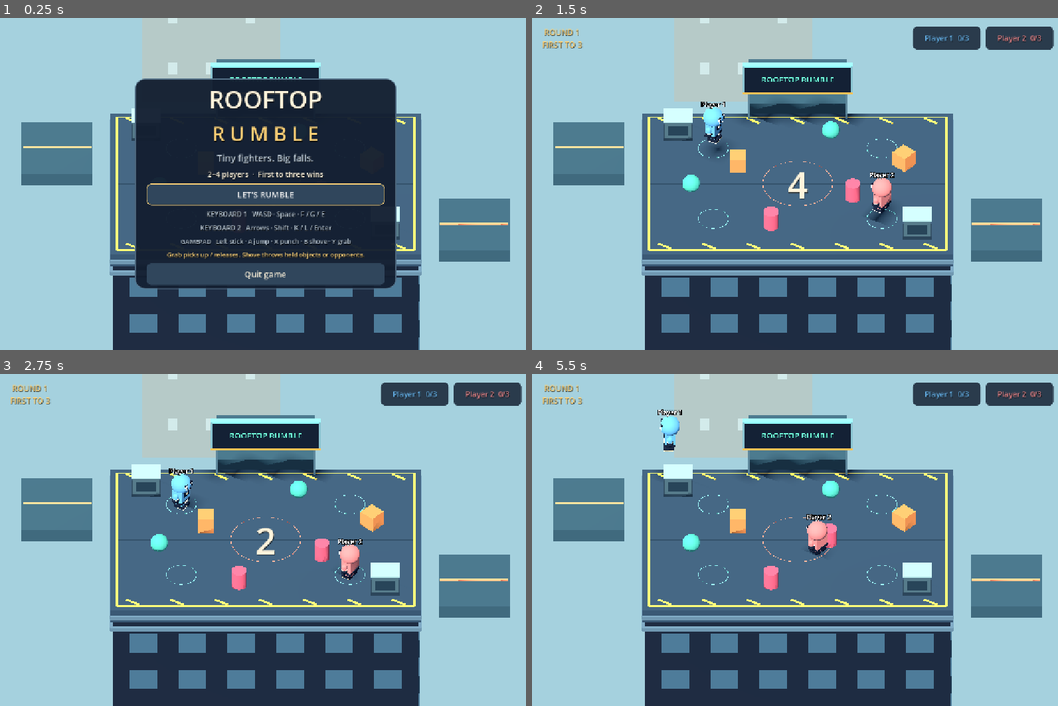
Above: before the commit, frames 1-4 (two rows, left to right).
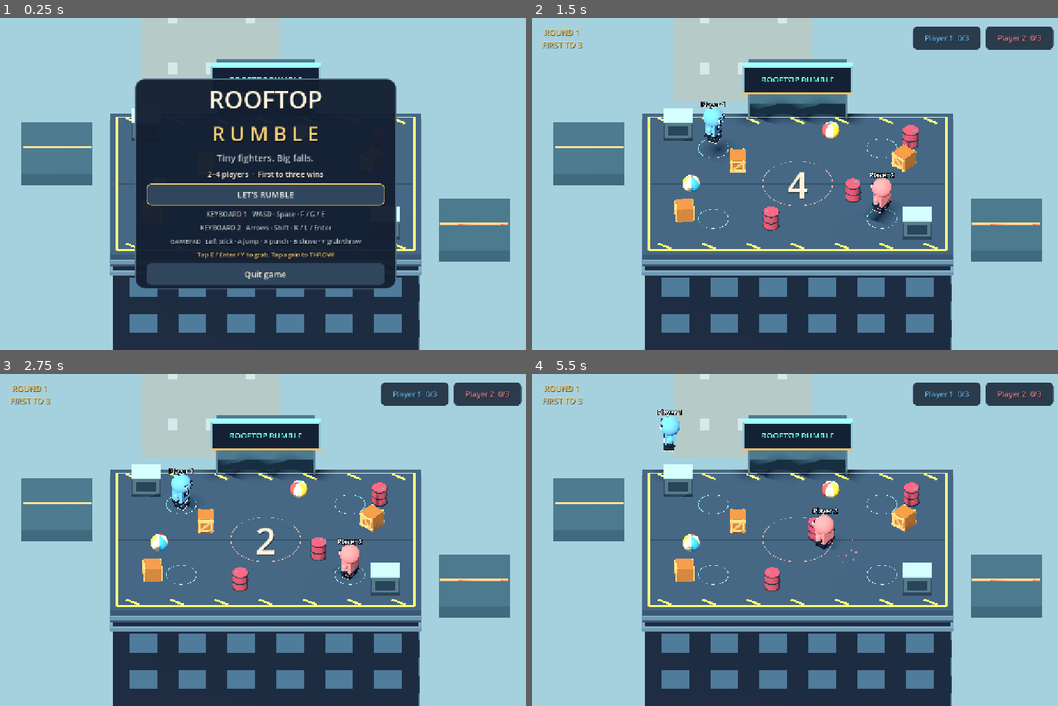
Above: after the commit, the same moments.

Repository: PuvaanRaaj/rooftop-rumble
Game: Godot game, scene res://scenes/main.tscn
Same seed, same stepped clock (60 frames per second), same inputs: the game is played once before the commit and once after it.
Inputs (mouse positions are in pixels of both pictures, inside the frame that each line leads up to):
- Up to frame 1 (0.25 s): no input
- Up to frame 2 (1.5 s): click "LET'S RUMBLE" at 0.5 s; click "START MATCH" at 1.25 s
- Up to frame 3 (2.75 s): tap Enter at 2 s; move the mouse to (383, 523) at 2.02 s; hold D from 2.03 s (still down); hold F from 2.03 s (still down); click (383, 523) at 2.17 s; tap Space at 2.27 s
- Up to frame 4 (5.5 s): move the mouse to (689, 556) at 2.77 s; release D at 2.78 s; release F at 2.78 s; hold S 2.78-3.53 s; tap G at 2.85 s; tap Space at 3.02, 3.5, 4.52, 5.27 s; move the mouse to (852, 466) at 3.52 s; hold D 3.53-4.28 s; hold E 3.53-4.28 s; tap Enter at 4.25 s; move the mouse to (768, 606) at 4.27 s; hold W 4.28-5.03 s; tap Shift at 4.35 s; click (768, 606) at 4.42 s; move the mouse to (958, 589) at 5.02 s; hold A from 5.03 s (still down); hold K from 5.03 s (still down)

The runs differ from the first frame. In frame 1, 0.7% of the frame differs, in the area x 31-70%, y 66-73%; in frame 2, 1.6%; in frame 3, 1.7%; in frame 4, 2.0%, in the area x 27-76%, y 30-66%.

Commit message:
feat(gameplay): animate throws and add interactive rooftop props
Use Grab again to throw with locked-aim windup and followthrough. Add eight detailed breakable crates, rolling barrels, and bouncing balls, plus contextual throw hints and direction feedback.

Defer impact damage beyond physics flushing and preserve pre-impact velocity. Add throw/prop regression suites to CI and document validation.

Rollback: revert commit to restore instant throws and basic props.
Risk-Level: medium
AI-Agent: Codex (GPT-6)

Diff:
--- a/scripts/arena/arena.gd
+++ b/scripts/arena/arena.gd
@@ -89,7 +89,7 @@
 	return false
 
 func _spawn_props() -> void:
-	var locations := [Vector3(-2.7, 0.75, -0.9), Vector3(2.5, 0.75, 1.2), Vector3(-4.8, 0.75, 0.7), Vector3(4.8, 0.75, -1.1), Vector3(-1.2, 0.75, 3.2), Vector3(1.5, 0.75, -3.1)]
+	var locations := [Vector3(-2.7, 0.75, -0.9), Vector3(2.5, 0.75, 1.2), Vector3(-4.8, 0.75, 0.7), Vector3(4.8, 0.75, -1.1), Vector3(-1.2, 0.75, 3.2), Vector3(1.5, 0.75, -3.1), Vector3(-5.1, 0.75, 2.6), Vector3(5.1, 0.75, -2.6)]
 	var colors := [Color("ff9c5d"), Color("ef6584"), Color("53cbbc")]
 	var prop_script := load("res://scripts/objects/physics_object.gd")
 	for i in locations.size():
--- a/scripts/objects/physics_object.gd
+++ b/scripts/objects/physics_object.gd
@@ -1,73 +1,199 @@
 class_name RumbleProp
 extends RigidBody3D
+
 var carrier: CharacterBody3D
 var thrower: CharacterBody3D
 var dangerous_time := 0.0
 var kind := 0
 var tint := Color("d49a66")
+var broken := false
+var _visuals: Node3D
+var _break_pending := false
+var _flight_velocity := Vector3.ZERO
+
 func configure(type: int, color: Color) -> void:
 	kind = type
 	tint = color
+
 func _ready() -> void:
 	add_to_group("props")
-	mass = 1.6
 	contact_monitor = true
 	max_contacts_reported = 6
 	continuous_cd = true
 	physics_material_override = PhysicsMaterial.new()
-	physics_material_override.bounce = 0.4
-	physics_material_override.friction = 0.7
-	var mesh := MeshInstance3D.new()
+	_visuals = Node3D.new()
+	add_child(_visuals)
 	var shape := CollisionShape3D.new()
 	if kind == 0:
-		var box := BoxMesh.new()
-		box.size = Vector3(0.75,0.75,0.75)
-		mesh.mesh = box
+		mass = 1.6
+		physics_material_override.bounce = 0.2
+		physics_material_override.friction = 0.75
 		var hitbox := BoxShape3D.new()
-		hitbox.size = box.size
+		hitbox.size = Vector3.ONE * 0.75
 		shape.shape = hitbox
+		_box(Vector3.ZERO, hitbox.size, Color("bb793e"))
+		# Raised wooden framing and diagonal braces on both broad faces.
+		for side in [-1, 1]:
+			for offset in [-0.27, 0.27]:
+				_box(Vector3(offset, 0, side * 0.39), Vector3(0.1, 0.75, 0.06), Color("efbb78"))
+				_box(Vector3(0, offset, side * 0.39), Vector3(0.75, 0.1, 0.06), Color("efbb78"))
+			var brace := _box(Vector3(0, 0, side * 0.4), Vector3(0.08, 0.72, 0.06), Color("e3a668"))
+			brace.rotation.z = -PI / 4
+		for offset in [-0.15, 0.15]:
+			_box(Vector3(0, offset, 0.378), Vector3(0.55, 0.018, 0.018), Color("80502e"))
 	elif kind == 1:
+		mass = 2.6
+		physics_material_override.bounce = 0.25
+		physics_material_override.friction = 0.25
+		angular_damp = 0.15
 		var cylinder := CylinderMesh.new()
 		cylinder.top_radius = 0.35
 		cylinder.bottom_radius = 0.35
 		cylinder.height = 0.85
-		mesh.mesh = cylinder
+		_mesh(cylinder, Vector3.ZERO, tint, 0.4)
+		for height in [-0.38, 0.0, 0.38]:
+			var rim := CylinderMesh.new()
+			rim.top_radius = 0.365
+			rim.bottom_radius = 0.365
+			rim.height = 0.055
+			_mesh(rim, Vector3(0, height, 0), Color("57697a"), 0.7)
+		var cap := CylinderMesh.new()
+		cap.top_radius = 0.075
+		cap.bottom_radius = 0.075
+		cap.height = 0.025
+		_mesh(cap, Vector3(0.17, 0.435, 0), Color("c4d0d6"), 0.7)
 		var hitbox := CylinderShape3D.new()
 		hitbox.radius = 0.35
 		hitbox.height = 0.85
 		shape.shape = hitbox
 	else:
-		var sphere := SphereMesh.new()
-		sphere.radius = 0.4
-		sphere.height = 0.8
-		mesh.mesh = sphere
+		mass = 0.55
+		physics_material_override.bounce = 0.82
+		physics_material_override.friction = 0.18
+		angular_damp = 0.08
+		# Alternating curved panels remain readable while the ball spins.
+		var colors := [Color("ff625c"), Color("fff4ca"), Color("46bdf4"), Color("fff4ca"), Color("ffd54b"), Color("fff4ca")]
+		var vertices := PackedVector3Array()
+		for panel in range(6):
+			vertices.clear()
+			for latitude in range(12):
+				for longitude in range(4):
+					var a := _sphere_point(latitude, panel * 4 + longitude)
+					var b := _sphere_point(latitude + 1, panel * 4 + longitude)
+					var c := _sphere_point(latitude + 1, panel * 4 + longitude + 1)
+					var d := _sphere_point(latitude, panel * 4 + longitude + 1)
+					vertices.append_array(PackedVector3Array([a, b, c, a, c, d]))
+			var surface := SurfaceTool.new()
+			surface.begin(Mesh.PRIMITIVE_TRIANGLES)
+			for vertex in vertices:
+				surface.set_normal(vertex.normalized())
+				surface.add_vertex(vertex)
+			_mesh(surface.commit(), Vector3.ZERO, colors[panel])
 		var hitbox := SphereShape3D.new()
 		hitbox.radius = 0.4
 		shape.shape = hitbox
+	add_child(shape)
+	body_entered.connect(_on_body_entered)
+
+func _sphere_point(latitude: int, longitude: int) -> Vector3:
+	var phi := PI * latitude / 12.0
+	var theta := TAU * longitude / 24.0
+	return Vector3(sin(phi) * cos(theta), cos(phi), sin(phi) * sin(theta)) * 0.4
+
+func _mesh(resource: Mesh, offset: Vector3, color: Color, metallic: float = 0.0) -> MeshInstance3D:
+	var instance := MeshInstance3D.new()
+	instance.mesh = resource
+	instance.position = offset
 	var mat := StandardMaterial3D.new()
-	mat.albedo_color = tint
-	mat.roughness = 0.8
-	mesh.material_override = mat
-	add_child(mesh)
-	add_child(shape)
-	body_entered.connect(_hit)
+	mat.albedo_color = color
+	mat.roughness = 0.55
+	mat.metallic = metallic
+	instance.material_override = mat
+	_visuals.add_child(instance)
+	return instance
+
+func _box(offset: Vector3, size: Vector3, color: Color) -> MeshInstance3D:
+	var box := BoxMesh.new()
+	box.size = size
+	return _mesh(box, offset, color)
+
 func _physics_process(delta: float) -> void:
 	dangerous_time = maxf(0, dangerous_time - delta)
+	if dangerous_time > 0: _flight_velocity = linear_velocity
 	if global_position.y < -25: queue_free()
-func _hit(body: Node) -> void:
-	if dangerous_time > 0 and body != thrower and body.has_method("receive_hit"):
-		body.receive_hit(linear_velocity * 0.75 + Vector3.UP * 2, 0.6)
+
+func _on_body_entered(body: Node) -> void:
+	# A fighter hit can drop another carried rigid body; defer the entire
+	# damage callback, not only crate destruction, beyond physics flushing.
+	call_deferred("_hit", body, _flight_velocity)
+
+func _hit(body: Node, impact_velocity: Vector3 = Vector3.INF) -> void:
+	if not is_instance_valid(body): return
+	if impact_velocity == Vector3.INF: impact_velocity = linear_velocity
+	if broken or _break_pending or dangerous_time <= 0 or body == thrower:
+		return
+	if body.has_method("receive_hit"):
+		body.receive_hit(impact_velocity * 0.75 + Vector3.UP * 2, 0.6)
 		dangerous_time = 0
-func take(player: CharacterBody3D) -> void:
-	carrier = player
+		if kind == 0: _schedule_break()
+	elif kind == 0 and body is StaticBody3D:
+		dangerous_time = 0
+		_schedule_break()
+
+func _schedule_break() -> void:
+	_break_pending = true
+	# Physics collision callbacks cannot safely change body collision state.
+	call_deferred("_break_apart")
+
+func _break_apart() -> void:
+	if broken: return
+	broken = true
+	carrier = null
+	dangerous_time = 0
 	freeze = true
 	collision_layer = 0
 	collision_mask = 0
+	remove_from_group("props")
+	_visuals.hide()
+	# Shards are visual children, so resetting the arena removes them too.
+	for i in range(8):
+		var shard := MeshInstance3D.new()
+		var box := BoxMesh.new()
+		box.size = Vector3(0.14, 0.26, 0.08)
+		shard.mesh = box
+		var material := StandardMaterial3D.new()
+		material.albedo_color = Color("e3a668")
+		shard.material_override = material
+		add_child(shard)
+		var direction := Vector3(cos(i * TAU / 8), 0, sin(i * TAU / 8))
+		var tween := create_tween().set_parallel(true)
+		tween.tween_property(shard, "position", direction * 1.1 + Vector3.UP * 0.25, 0.65).set_trans(Tween.TRANS_QUAD).set_ease(Tween.EASE_OUT)
+		tween.tween_property(shard, "rotation", direction * 5, 0.65)
+		tween.tween_property(shard, "scale", Vector3.ZERO, 0.3).set_delay(0.35)
+	var cleanup := create_tween()
+	cleanup.tween_interval(0.7)
+	cleanup.tween_callback(queue_free)
+
+func take(player: CharacterBody3D) -> void:
+	if broken or _break_pending: return
+	carrier = player
+	thrower = null
+	dangerous_time = 0
+	freeze = true
+	linear_velocity = Vector3.ZERO
+	angular_velocity = Vector3.ZERO
+	collision_layer = 0
+	collision_mask = 0
+
 func release(impulse: Vector3) -> void:
+	if broken or _break_pending: return
 	thrower = carrier
 	carrier = null
 	freeze = false
+	sleeping = false
 	collision_layer = 1
 	collision_mask = 1
 	linear_velocity = impulse
+	_flight_velocity = impulse
 	dangerous_time = 1.5 if impulse.length() > 4 else 0.0
+	angular_velocity = Vector3(impulse.z, 1.5, -impulse.x).normalized() * (9.0 if kind == 1 else 6.0) if dangerous_time > 0 else Vector3.ZERO
--- a/scripts/player/player_controller.gd
+++ b/scripts/player/player_controller.gd
@@ -27,6 +27,13 @@
 var flash := 0.0
 var elapsed := 0.0
 var bot: RumbleBot
+const THROW_WINDUP := 0.18
+const THROW_FOLLOWTHROUGH := 0.2
+var throw_time := -1.0
+var throw_aim := Vector3.FORWARD
+var followthrough := 0.0
+var aim_arrow: Node3D
+var hold_hint: Label3D
 var arena: RooftopArena
 var input_override: Dictionary = {}
 func _ready() -> void:
@@ -121,6 +128,7 @@
 	label.billboard = BaseMaterial3D.BILLBOARD_ENABLED
 	label.no_depth_test = true
 	add_child(label)
+	_create_hold_feedback()
 	if config.get("kind", "keyboard") == "cpu":
 		bot = RumbleBot.new()
 func _piece(pos: Vector3, size: Vector3, mat: Material) -> void:
@@ -140,6 +148,8 @@
 	stun = maxf(0,stun-delta)
 	flash = maxf(0,flash-delta)
 	attack_pose = maxf(0,attack_pose-delta)
+	followthrough = maxf(0,followthrough-delta)
+	_advance_throw(delta)
 	var actions: Dictionary = {"move":Vector2.ZERO}
 	if active:
 		if not input_override.is_empty(): actions = input_override
@@ -149,7 +159,7 @@
 	var movement: Vector2 = actions.get("move",Vector2.ZERO)
 	# Camera faces straight down Z, so keyboard directions match the screen.
 	direction = Vector3(movement.x,0,movement.y).limit_length()
-	if direction.length() > 0.1 and stun <= 0: facing = direction.normalized()
+	if direction.length() > 0.1 and stun <= 0 and throw_time < 0 and followthrough <= 0: facing = direction.normalized()
 	var target := direction * speed if active and stun <= 0 else Vector3.ZERO
 	if grabbed_target != null or held_prop != null: target *= 0.72
 	var rate := acceleration if is_on_floor() else acceleration * 0.35
@@ -163,7 +173,7 @@
 	if active and stun <= 0:
 		if actions.get("punch",false): attack(false)
 		if actions.get("shove",false):
-			if held_prop != null or grabbed_target != null: release_hold(true)
+			if held_prop != null or grabbed_target != null: begin_throw()
 			else: attack(true)
 		if actions.get("grab",false): toggle_grab()
 	if grabbed_by != null:
@@ -197,7 +207,12 @@
 	visual.scale = visual.scale.lerp(Vector3.ONE,delta*9)
 	visual.rotation.z = sin(elapsed*14) * minf(movement.length(),1) * 0.08
 	for i in range(arms.size()):
-		arms[i].rotation.x = -1.5 if attack_pose > 0 or held_prop != null or grabbed_target != null else sin(elapsed*12+i*PI)*movement.length()*0.35
+		if throw_time >= 0:
+			arms[i].rotation.x = lerpf(1.5,3.4,throw_time / THROW_WINDUP)
+		elif followthrough > 0:
+			arms[i].rotation.x = lerpf(0,1.3,followthrough / THROW_FOLLOWTHROUGH)
+		else:
+			arms[i].rotation.x = 1.5 if attack_pose > 0 or held_prop != null or grabbed_target != null else sin(elapsed*12+i*PI)*movement.length()*0.35
 	body_material.emission_enabled = flash > 0
 	body_material.emission = Color.WHITE * 0.6
 	if global_position.y < -8: eliminate()
@@ -226,8 +241,9 @@
 	flash = 0.15
 	visual.scale = Vector3(1.25,0.7,1.25)
 func toggle_grab() -> void:
+	if throw_time >= 0 or followthrough > 0: return
 	if held_prop != null or grabbed_target != null:
-		release_hold(false)
+		begin_throw()
 		return
 	if grab_cooldown > 0 or grabbed_by != null: return
 	grab_cooldown = 0.3
@@ -252,9 +268,13 @@
 func _update_hold() -> void:
 	if not is_instance_valid(held_prop): held_prop = null
 	if held_prop != null:
-		held_prop.global_position = global_position+Vector3.UP*1.3+facing*0.9
+		var progress := clampf(throw_time / THROW_WINDUP,0,1)
+		held_prop.global_position = global_position+Vector3.UP*(1.3+progress*0.65)+facing*(0.9-progress*1.2)
 	if not is_instance_valid(grabbed_target): grabbed_target = null
+	_update_hold_feedback()
 func release_hold(throw_it: bool) -> void:
+	throw_time = -1
+	followthrough = 0
 	if is_instance_valid(held_prop):
 		held_prop.release(facing*14+Vector3.UP*5 if throw_it else Vector3.ZERO)
 		held_prop = null
@@ -264,6 +284,7 @@
 		target.grabbed_by = null
 		if throw_it: target.receive_hit(facing*11+Vector3.UP*5,0.5)
 	grab_cooldown = 0.4
+	_update_hold_feedback()
 func eliminate() -> void:
 	if not alive: return
 	release_hold(false)
@@ -275,3 +296,67 @@
 	visible = false
 	impact.emit(global_position,config.get("color",Color.WHITE),1.2)
 	knocked_out.emit(self)
+
+func begin_throw() -> void:
+	if not alive or not active or stun > 0 or grabbed_by != null: return
+	if throw_time >= 0 or followthrough > 0: return
+	if not is_instance_valid(held_prop) and not is_instance_valid(grabbed_target): return
+	throw_aim = facing
+	throw_time = 0
+
+func _advance_throw(delta: float) -> void:
+	if throw_time < 0: return
+	if not alive or not active or stun > 0 or grabbed_by != null or (not is_instance_valid(held_prop) and not is_instance_valid(grabbed_target)):
+		release_hold(false)
+		return
+	facing = throw_aim
+	throw_time += delta
+	if throw_time >= THROW_WINDUP:
+		if is_instance_valid(held_prop):
+			held_prop.global_position = global_position + facing * 1.05 + Vector3.UP * 1.45
+		release_hold(true)
+		followthrough = THROW_FOLLOWTHROUGH
+
+func _create_hold_feedback() -> void:
+	aim_arrow = Node3D.new()
+	add_child(aim_arrow)
+	var mat := StandardMaterial3D.new()
+	mat.albedo_color = Color("fff0a0")
+	mat.shading_mode = BaseMaterial3D.SHADING_MODE_UNSHADED
+	mat.no_depth_test = true
+	mat.cull_mode = BaseMaterial3D.CULL_DISABLED
+	var arrow := MeshInstance3D.new()
+	var shape := ImmediateMesh.new()
+	shape.surface_begin(Mesh.PRIMITIVE_TRIANGLES)
+	for point in [Vector3(-0.24,0,-1.45),Vector3(0,0,-2.05),Vector3(0.24,0,-1.45)]:
+		shape.surface_add_vertex(point)
+	shape.surface_end()
+	arrow.mesh = shape
+	arrow.material_override = mat
+	aim_arrow.add_child(arrow)
+	var shaft := MeshInstance3D.new()
+	var box := BoxMesh.new()
+	box.size = Vector3(0.08,0.025,0.65)
+	shaft.mesh = box
+	shaft.position.z = -1.2
+	shaft.material_override = mat
+	aim_arrow.add_child(shaft)
+	hold_hint = Label3D.new()
+	var key := "Y" if config.get("device",-1) >= 0 else ("E" if config.get("slot",0) == 0 else "Enter")
+	hold_hint.text = key + " THROW"
+	hold_hint.position.y = 2.45
+	hold_hint.font_size = 30
+	hold_hint.pixel_size = 0.009
+	hold_hint.modulate = Color("fff0a0")
+	hold_hint.billboard = BaseMaterial3D.BILLBOARD_ENABLED
+	hold_hint.no_depth_test = true
+	add_child(hold_hint)
+	_update_hold_feedback()
+
+func _update_hold_feedback() -> void:
+	if aim_arrow == null or hold_hint == null: return
+	var holding := alive and active and (is_instance_valid(held_prop) or is_instance_valid(grabbed_target))
+	aim_arrow.visible = holding
+	aim_arrow.position.y = 0.06
+	aim_arrow.rotation.y = atan2(-facing.x,-facing.z)
+	hold_hint.visible = holding and bot == null and throw_time < 0
--- a/scripts/ui/ui_manager.gd
+++ b/scripts/ui/ui_manager.gd
@@ -113,8 +113,8 @@
 func _controls() -> void:
 	_content.add_child(_label("KEYBOARD 1   WASD · Space · F / G / E", 16, MUTED))
 	_content.add_child(_label("KEYBOARD 2   Arrows · Shift · K / L / Enter", 16, MUTED))
-	_content.add_child(_label("GAMEPAD   Left stick · A jump · X punch · B shove · Y grab", 15, MUTED))
-	_content.add_child(_label("Grab picks up / releases. Shove throws held objects or opponents.", 15, ACCENT))
+	_content.add_child(_label("GAMEPAD   Left stick · A jump · X punch · B shove · Y grab/throw", 15, MUTED))
+	_content.add_child(_label("Tap E / Enter / Y to grab. Tap again to THROW!", 15, ACCENT))
 
 func show_menu() -> void:
 	_clear()
--- /dev/null
+++ b/tests/test_props.gd
@@ -0,0 +1,105 @@
+extends SceneTree
+
+class Target extends CharacterBody3D:
+	var hits := 0
+	func receive_hit(_impulse: Vector3, _stun: float) -> void:
+		hits += 1
+
+var checks := 0
+var failures := 0
+func check(condition: bool, message: String) -> void:
+	checks += 1
+	if not condition:
+		push_error("FAIL: " + message)
+		failures += 1
+
+func wait_frames(count: int) -> void:
+	for i in range(count): await physics_frame
+
+func prop(type: int, location: Vector3) -> RumbleProp:
+	var result := RumbleProp.new()
+	result.configure(type, Color.CORAL)
+	result.position = location
+	root.add_child(result)
+	return result
+
+func _initialize() -> void:
+	call_deferred("run")
+
+func run() -> void:
+	var floor_body := StaticBody3D.new()
+	var collision := CollisionShape3D.new()
+	var box := BoxShape3D.new()
+	box.size = Vector3(40, 1, 40)
+	collision.shape = box
+	floor_body.position.y = -0.5
+	floor_body.add_child(collision)
+	root.add_child(floor_body)
+	var thrower := Target.new()
+	var victim := Target.new()
+	root.add_child(thrower)
+	root.add_child(victim)
+	var crate := prop(0, Vector3(0, 2, 0))
+	var barrel := prop(1, Vector3(5, 2, 0))
+	var ball := prop(2, Vector3(-5, 2, 0))
+	check(barrel.mass > crate.mass and crate.mass > ball.mass, "Prop weights differ")
+	check(ball.physics_material_override.bounce > barrel.physics_material_override.bounce, "Beach ball is bouncier")
+	check(barrel.physics_material_override.friction < crate.physics_material_override.friction, "Barrel rolls with less friction")
+	crate.linear_velocity = Vector3.ONE * 3
+	crate.angular_velocity = Vector3.ONE * 3
+	crate.take(thrower)
+	check(crate.freeze and crate.linear_velocity == Vector3.ZERO and crate.angular_velocity == Vector3.ZERO, "Pickup clears motion")
+	crate.release(Vector3(8, 4, 0))
+	crate._hit(thrower)
+	check(thrower.hits == 0 and crate.dangerous_time > 0, "Throw excludes thrower")
+	var start := crate.position
+	await wait_frames(12)
+	check(crate.position.x > start.x + 0.5 and crate.position.y > start.y, "Thrown object follows a physical rising trajectory")
+	check(crate.angular_velocity.length() > 1, "Released prop spins")
+	crate._hit(victim)
+	crate._hit(victim)
+	check(victim.hits == 1, "One throw damages only once")
+	await process_frame
+	check(crate.broken and crate.collision_layer == 0 and not crate.is_in_group("props"), "Crate breaks safely after fighter hit")
+	await create_timer(0.8).timeout
+	check(not is_instance_valid(crate), "Broken crate and all shards expire")
+	var floor_crate := prop(0, Vector3(0, 1.5, 4))
+	floor_crate.take(thrower)
+	floor_crate.release(Vector3(0, -8, 0))
+	await wait_frames(25)
+	check(is_instance_valid(floor_crate) and floor_crate.broken, "Real floor collision breaks thrown crate")
+	var resting_crate := prop(0, Vector3(0, 1.5, -4))
+	await wait_frames(45)
+	check(not resting_crate.broken, "Ordinary settling leaves crate intact")
+	# Detect a real ball bounce by finding upward velocity after contact.
+	ball.position = Vector3(-5, 2, 0)
+	ball.release(Vector3(0, -6, 0))
+	var bounced := false
+	for i in range(40):
+		await physics_frame
+		if ball.linear_velocity.y > 2: bounced = true
+	check(bounced and not ball.broken, "Beach ball physically bounces and survives")
+	barrel.take(thrower)
+	barrel.release(Vector3(8, 3, 0))
+	barrel._hit(victim)
+	check(not barrel.broken and victim.hits == 2, "Barrel survives its damaging hit")
+	var roll_start := barrel.position
+	await wait_frames(40)
+	check(barrel.position.x > roll_start.x + 0.5 and absf(barrel.global_basis.y.dot(Vector3.UP)) < 0.9, "Thrown barrel travels and tumbles on the ground")
+	var fighter := RumblePlayer.new()
+	fighter.position = Vector3(0, 0, 10)
+	root.add_child(fighter)
+	fighter.set_physics_process(false)
+	var carried := prop(0, Vector3(0, 1.4, 9))
+	carried.take(fighter)
+	fighter.held_prop = carried
+	var projectile := prop(1, Vector3(-3, 0.9, 10))
+	projectile.take(thrower)
+	projectile.release(Vector3(14, 0, 0))
+	await wait_frames(20)
+	check(fighter.held_prop == null and not carried.freeze and carried.collision_layer == 1, "Real collision safely releases a fighter's carried prop")
+	check(fighter.stun > 0 and fighter.knockback.x > 0, "Real collision damages the carrying fighter")
+	if failures == 0: print("PASS: ", checks, " prop checks")
+	for node in root.get_children(): node.queue_free()
+	await process_frame
+	quit(1 if failures > 0 else 0)
--- /dev/null
+++ b/tests/test_throw.gd
@@ -0,0 +1,100 @@
+extends SceneTree
+var checks := 0
+func check(condition: bool, message: String) -> void:
+	checks += 1
+	if not condition:
+		push_error("FAIL: " + message)
+		quit(1)
+		assert(condition, message)
+func _initialize() -> void:
+	call_deferred("run")
+func run() -> void:
+	var player := RumblePlayer.new()
+	player.config = {"name":"Throw tester","slot":0,"kind":"keyboard","device":-1}
+	root.add_child(player)
+	player.active = true
+	player.set_physics_process(false)
+	var prop := RumbleProp.new()
+	root.add_child(prop)
+	prop.set_physics_process(false)
+	prop.position = Vector3(0,0.8,-1)
+	player.toggle_grab()
+	player._update_hold()
+	check(player.held_prop == prop and prop.carrier == player and prop.freeze,"Grab attaches the real rigid body")
+	check(player.hold_hint.visible and player.hold_hint.text == "E THROW" and player.aim_arrow.visible,"Human sees contextual throw key and direction")
+	var held_position := prop.position
+	player.toggle_grab()
+	check(player.throw_time == 0 and player.held_prop == prop,"Second grab starts windup without dropping object")
+	player._physics_process(0.09)
+	check(prop.freeze and prop.position.y > held_position.y and prop.position.z > held_position.z,"Windup physically lifts and draws object behind hands")
+	check(player.arms[0].rotation.x > 1.5,"Arms visibly wind up with the lifted object")
+	var pending_time := player.throw_time
+	player.begin_throw()
+	player.toggle_grab()
+	check(player.throw_time == pending_time,"Repeated throw and grab cannot restart windup")
+	player.input_override = {"move":Vector2.RIGHT}
+	player._physics_process(0.091)
+	check(player.held_prop == null and prop.carrier == null and not prop.freeze,"Windup releases real physical object")
+	check(prop.linear_velocity.z < -13 and absf(prop.linear_velocity.x) < 0.01,"Throw follows locked initiation aim")
+	check((prop.global_position - player.global_position).dot(player.throw_aim) > 1 and prop.angular_velocity.length() > 0,"Object releases in front of fighter and spins physically")
+	check(player.followthrough > 0 and not player.hold_hint.visible and not player.aim_arrow.visible,"Release starts recovery and clears holding feedback")
+	var released_velocity := prop.linear_velocity
+	player._advance_throw(1)
+	player.begin_throw()
+	check(prop.linear_velocity == released_velocity,"Completed throw never releases twice")
+	var launch_position := prop.global_position
+	for frame in range(4): await physics_frame
+	check((prop.global_position-launch_position).dot(player.throw_aim) > 0.1,"Released object flies forward under the real physics engine")
+	# Immediate low-level release remains available to existing gameplay code.
+	player.followthrough = 0
+	player.input_override = {}
+	player.position = Vector3.ZERO
+	prop.position = Vector3(0,0.8,-1)
+	player.grab_cooldown = 0
+	player.toggle_grab()
+	player.release_hold(true)
+	check(not prop.freeze and prop.linear_velocity.length() > 10,"Low-level immediate throw remains compatible")
+	var opponent := RumblePlayer.new()
+	opponent.config = {"name":"Escape tester","kind":"cpu"}
+	root.add_child(opponent)
+	opponent.set_physics_process(false)
+	opponent.position = Vector3(0,0,-1)
+	prop.position = Vector3(10,0,10)
+	player.grab_cooldown = 0
+	player.toggle_grab()
+	player.begin_throw()
+	player._advance_throw(0.09)
+	opponent.receive_hit(Vector3.ZERO,0.1)
+	player._advance_throw(0.2)
+	check(player.throw_time < 0 and opponent.grabbed_by == null and opponent.knockback == Vector3.ZERO,"Opponent escape cancels pending launch")
+	opponent.free()
+	var disappearing_prop := RumbleProp.new()
+	root.add_child(disappearing_prop)
+	player.held_prop = disappearing_prop
+	disappearing_prop.take(player)
+	player.begin_throw()
+	disappearing_prop.free()
+	player._advance_throw(0.2)
+	check(player.throw_time < 0 and player.followthrough == 0,"Freed held target cancels rather than completing a ghost throw")
+	for reason in ["hit","drop","inactive","eliminate"]:
+		player.followthrough = 0
+		player.stun = 0
+		player.active = true
+		prop.position = Vector3(0,0.8,-1)
+		player.grab_cooldown = 0
+		player.toggle_grab()
+		player.begin_throw()
+		player._advance_throw(0.09)
+		match reason:
+			"hit": player.receive_hit(Vector3.RIGHT,0.2)
+			"drop": player.release_hold(false)
+			"inactive": player.active = false
+			"eliminate": player.eliminate()
+		player._advance_throw(0.2)
+		check(player.throw_time < 0 and prop.carrier == null and prop.linear_velocity == Vector3.ZERO,"Cancellation via " + reason + " drops without delayed launch")
+	check(not player.hold_hint.visible and not player.aim_arrow.visible,"Elimination clears contextual feedback")
+	prop.queue_free()
+	player.queue_free()
+	await process_frame
+	print("PASS: ",checks," animated throw checks")
+	quit()
Binary file changed: docs/arena-preview.png
Binary file changed: docs/browser-gameplay.png
Binary file changed: docs/browser-preview.png
Binary file added: docs/throw-carry.png
Binary file added: docs/throw-release.png
Binary file added: docs/throw-windup.png
Not shown, added: tests/test_props.gd.uid
Not shown, added: tests/test_throw.gd.uid
Binary file changed: web/assets/arena-preview.png
Not shown, changed: .github/workflows/web-build.yml
Not shown, changed: AGENTS.md
Not shown, changed: ARCHITECTURE.md
(and 2 more such lines)
